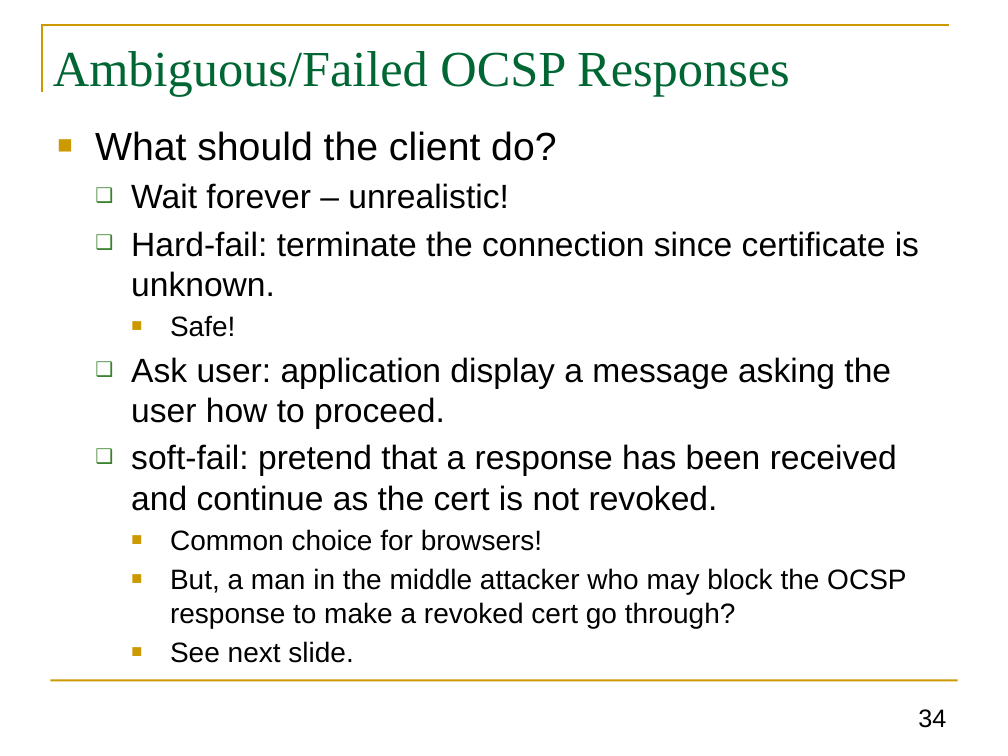
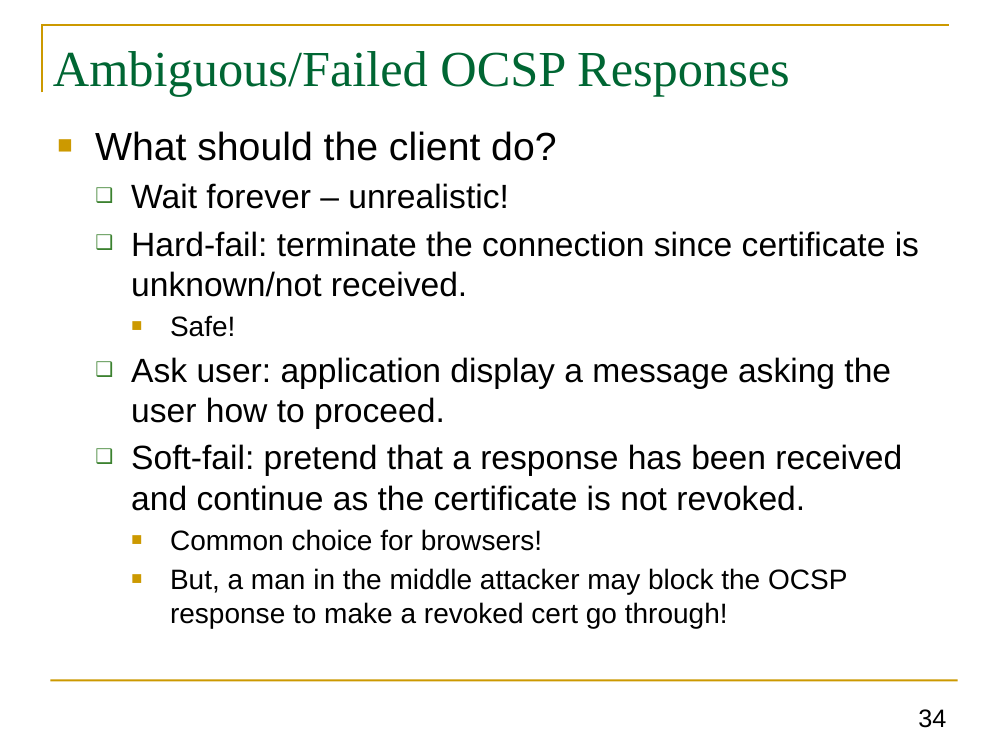
Before and after one commit to GhadaAlmashaqbeh/GhadaAlmashaqbeh.github.io, a slide deck: slide 34 of courses/cse3400-f2024/lecture12.pptx. Drawn at 1008x756 pixels with LibreOffice and Linux fonts; fonts in the diff are those of the drawing. Boxes give left, top, right and bottom in pixels: in the first picture for what was removed or moved away, otherwise in the second. Text is boxed around its words. In the diff, an @@ line names an element or a change of style, - is before the commit and + after.

```diff
--- a/courses/cse3400-f2024/lecture12.pptx
+++ b/courses/cse3400-f2024/lecture12.pptx
@@ text at box(131, 231, 919, 297): text changed @@
-  ❑ Hard-fail: terminate the connection since certificate is unknown.
+  ❑ Hard-fail: terminate the connection since certificate is unknown/not received.
@@ text at box(131, 444, 902, 511): text changed @@
-  ❑ soft-fail: pretend that a response has been received and continue as the cert is not revoked.
+  ❑ Soft-fail: pretend that a response has been received and continue as the certificate is not revoked.
@@ text at box(170, 568, 847, 628): text changed @@
-    ■ But, a man in the middle attacker who may block the OCSP response to make a revoked cert go through?
-    ■ See next slide.
+    ■ But, a man in the middle attacker may block the OCSP response to make a revoked cert go through!
```
Also in this commit, not shown: 5 other slides changed, 4 other files.
